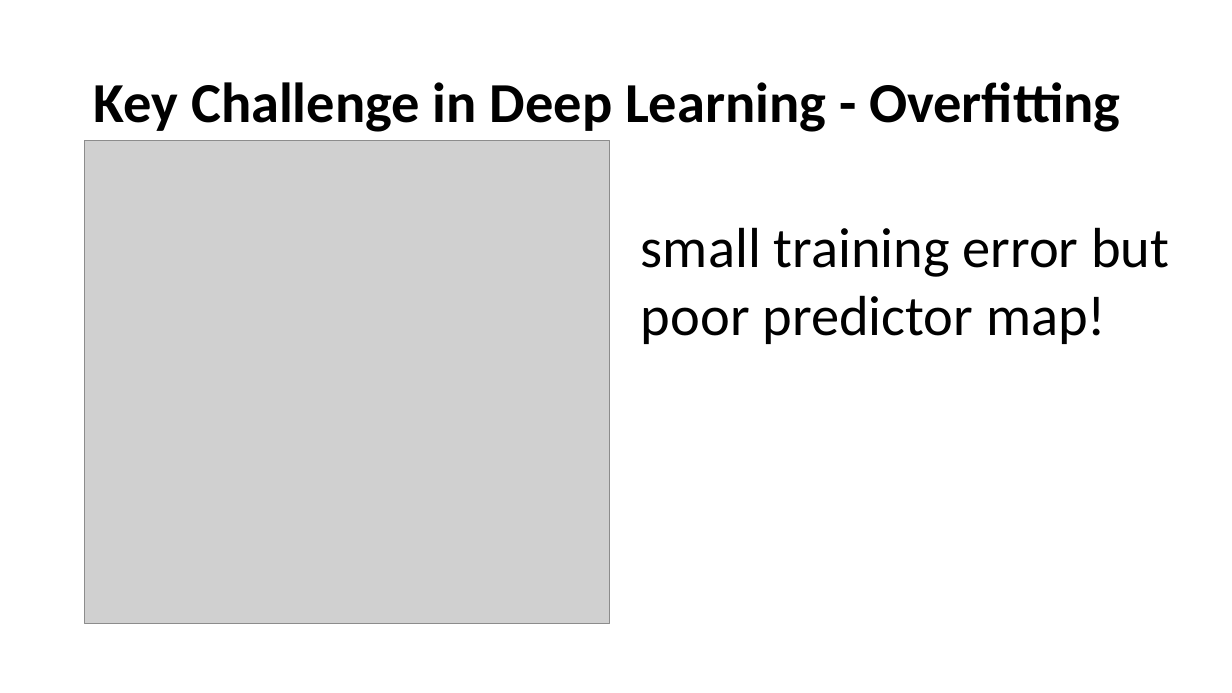
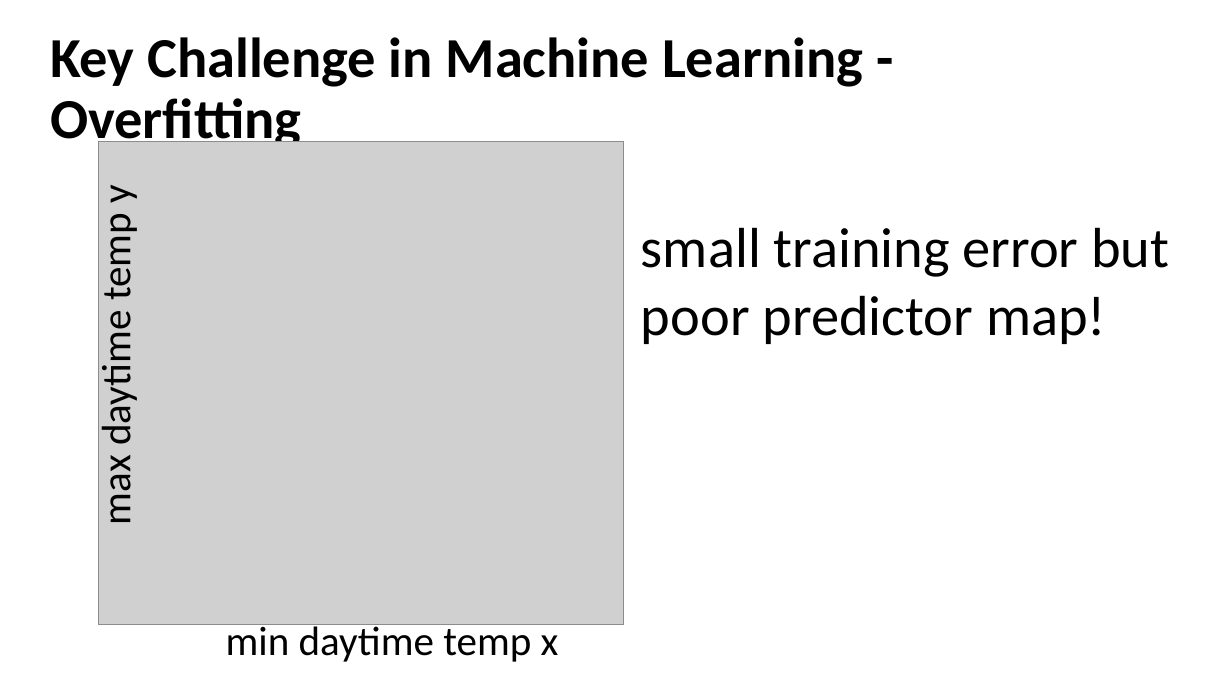
Before and after one commit to alexjungaalto/DeepLearningPython, a slide deck: slide 51 of slides/ThreeComponentsML.pptx (slide 50 before the commit). Drawn at 1232x693 pixels with LibreOffice and Linux fonts; fonts in the diff are those of the drawing; grey boxes stand for pictures. Boxes give left, top, right and bottom in pixels: in the first picture for what was removed or moved away, otherwise in the second. Text is boxed around its words. In the diff, an @@ line names an element or a change of style, - is before the commit and + after.

```diff
--- a/slides/ThreeComponentsML.pptx
+++ b/slides/ThreeComponentsML.pptx
@@ title at (x1=50, y1=37, x2=863, y2=151): text changed @@
-Key Challenge in Deep Learning - Overfitting
+Key Challenge in Machine Learning - Overfitting
@@ picture moved from (x1=85, y1=140, x2=610, y2=624) to (x1=99, y1=141, x2=624, y2=625) @@
@@ text added at (x1=91, y1=186, x2=141, y2=523), 32 pt, text #000000 @@
+max daytime temp y
@@ text added at (x1=226, y1=621, x2=559, y2=662), 32 pt, text #000000 @@
+min daytime temp x
```
Also in this commit, not shown: 7 other slides changed, 1 slide added, 2 other files.
